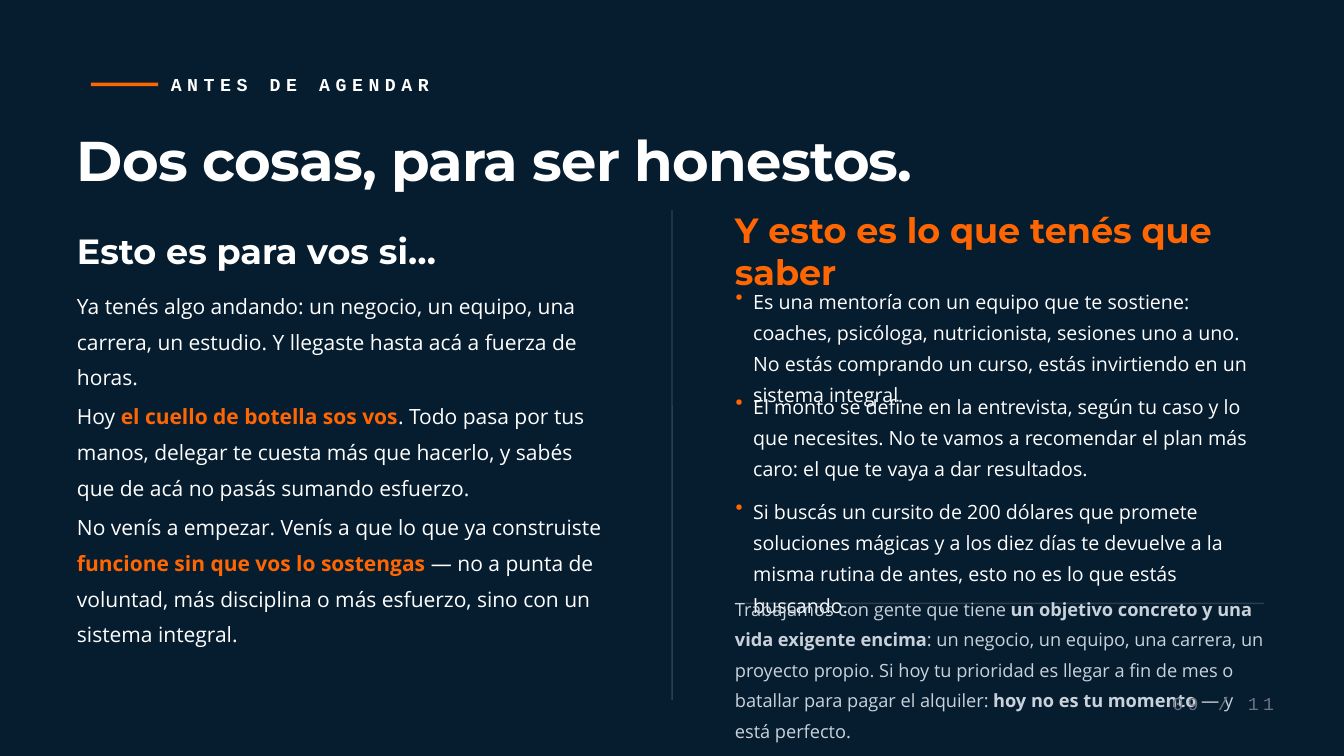
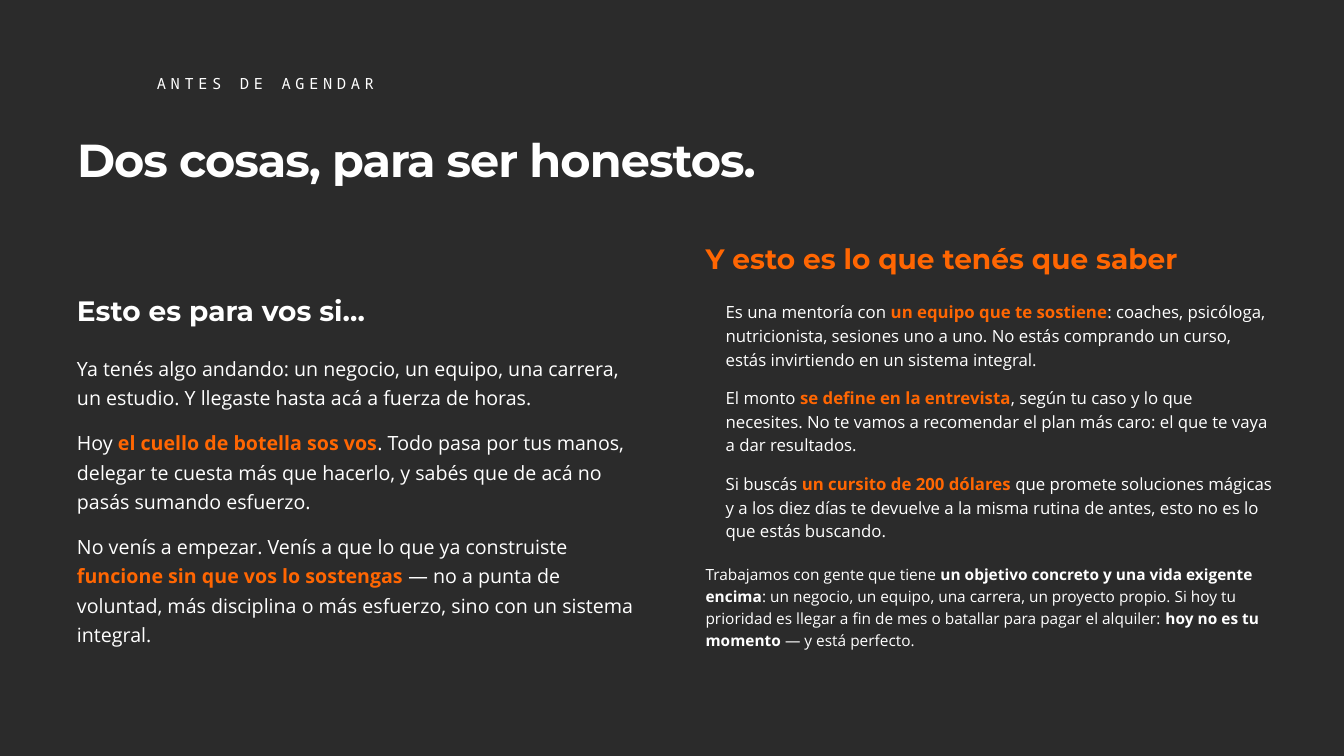
Before and after one commit to rolandopaypal9823/detodo, a slide deck: slide 9 of deck-1pct/export/El-mapa-del-1-pct-EDITABLE.pptx. Drawn at 1344x756 pixels with LibreOffice and Linux fonts; fonts in the diff are those of the drawing; background and template pictures are left out; a plain dark background stands for a picture behind light text. Boxes give left, top, right and bottom in pixels: in the first picture for what was removed or moved away, otherwise in the second. Text is boxed around its words. In the diff, an @@ line names an element or a change of style, - is before the commit and + after.

```diff
--- a/deck-1pct/export/El-mapa-del-1-pct-EDITABLE.pptx
+++ b/deck-1pct/export/El-mapa-del-1-pct-EDITABLE.pptx
@@ background #061D30 to picture (left out) @@
@@ rectangle removed at box(91, 83, 158, 87) @@
@@ text "ANTES DE AGENDAR": place and size @@
-text "ANTES DE AGENDAR" at box(171, 79, 429, 91)
+text "ANTES DE AGENDAR" at box(157, 78, 374, 89)
@@ text "ANTES DE AGENDAR" at box(157, 78, 374, 89): size 13 to 11 pt, font Courier New to Noto Sans Mono, letter spacing 4 to 3.3 pt, bold off; line spacing 1 to 14.3pt; vertical alignment middle to top @@
@@ text "Dos cosas, para ser honestos." at box(77, 142, 755, 186): size 40 to 33 pt, letter spacing -0.5 to -0.7 pt; line spacing 1 to 42.9pt; vertical alignment middle to top @@
@@ line removed from (673, 210) to (673, 700) @@
@@ text "Y esto es lo que ...": place and size @@
-text "Y esto es lo que ..." at box(735, 216, 1212, 286)
+text "Y esto es lo que ..." at box(706, 248, 1177, 275)
@@ text "Y esto es lo que ..." at box(706, 248, 1177, 275): size 25 to 20 pt; line spacing 1 to 23pt; vertical alignment middle to top @@
@@ text "Esto es para vos si…" at box(77, 299, 365, 327): size 25 to 20 pt; line spacing 1 to 23pt; vertical alignment middle to top @@
@@ text "Esto es para vos si…": place and size @@
-text "Esto es para vos si…" at box(77, 236, 436, 271)
+text "Esto es para vos si…" at box(77, 299, 365, 327)
@@ text "Es una mentoría con un ...": place and size @@
-text "Es una mentoría con un ..." at box(753, 294, 1247, 376)
+text "Es una mentoría con un ..." at box(726, 305, 1266, 370)
@@ text "Es una mentoría con un ..." at box(726, 305, 1266, 370): size 14 to 12 pt; text colour #FFFFFF to #FF6602, bold on in "un equipo que te sostiene:"; line spacing 1.32 to 16.8pt @@
@@ text removed at box(735, 283, 752, 308) @@
-·
@@ size 15 to 14 pt; line spacing 1.42 to 21pt in 3 elements at box(77, 539, 633, 618), box(77, 435, 624, 514), box(77, 361, 618, 410) @@
@@ text "Ya tenés algo andando: un ...": place and size @@
-text "Ya tenés algo andando: un ..." at box(77, 298, 577, 386)
+text "Ya tenés algo andando: un ..." at box(77, 361, 618, 410)
@@ text "El monto se define en ...": place and size @@
-text "El monto se define en ..." at box(753, 396, 1247, 481)
+text "El monto se define en ..." at box(726, 391, 1268, 451)
@@ text "El monto se define en ..." at box(726, 391, 1268, 451): size 14 to 12 pt; text colour #FFFFFF to #FF6602, bold on in "se define en la entrevista,"; line spacing 1.32 to 16.8pt @@
@@ text removed at box(735, 388, 752, 412) @@
-·
@@ text "Hoy el cuello de botella ...": place and size @@
-text "Hoy el cuello de botella ..." at box(77, 408, 584, 501)
+text "Hoy el cuello de botella ..." at box(77, 435, 624, 514)
@@ text "Si buscás un cursito de ...": place and size @@
-text "Si buscás un cursito de ..." at box(753, 504, 1223, 586)
+text "Si buscás un cursito de ..." at box(726, 477, 1272, 541)
@@ text "Si buscás un cursito de ..." at box(726, 477, 1272, 541): size 14 to 12 pt; text colour #FFFFFF to #FF6602, bold on in "un cursito de 200 dólares"; line spacing 1.32 to 16.8pt @@
@@ text removed at box(735, 493, 752, 517) @@
-·
@@ text "No venís a empezar. Venís ...": place and size @@
-text "No venís a empezar. Venís ..." at box(77, 519, 601, 612)
+text "No venís a empezar. Venís ..." at box(77, 539, 633, 618)
@@ text "Trabajamos con gente que tiene ...": place and size @@
-text "Trabajamos con gente que tiene ..." at box(735, 602, 1263, 743)
+text "Trabajamos con gente que tiene ..." at box(706, 568, 1259, 650)
@@ text "Trabajamos con gente que tiene ..." at box(706, 568, 1259, 650): size 13 to 11 pt, text colour #C9D2DA to #FFFFFF; line spacing 1.4 to 15.6pt; vertical alignment middle to top @@
@@ line removed from (735, 604) to (1264, 604) @@
@@ text removed at box(1134, 690, 1274, 718) @@
-09 / 11
```
Also in this commit, not shown: 9 other slides changed, 1 slide added, 1 slide removed, 7 other files.
